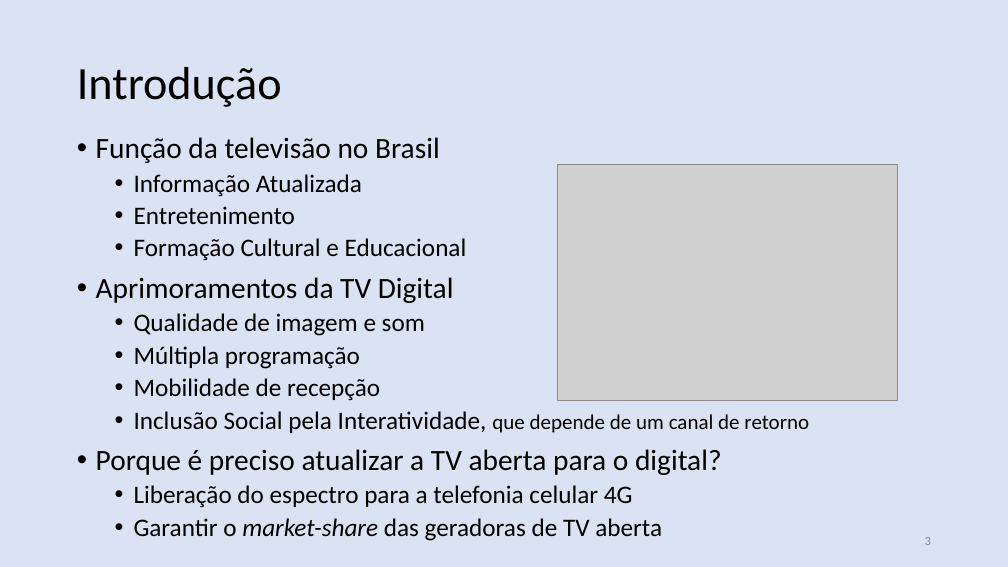
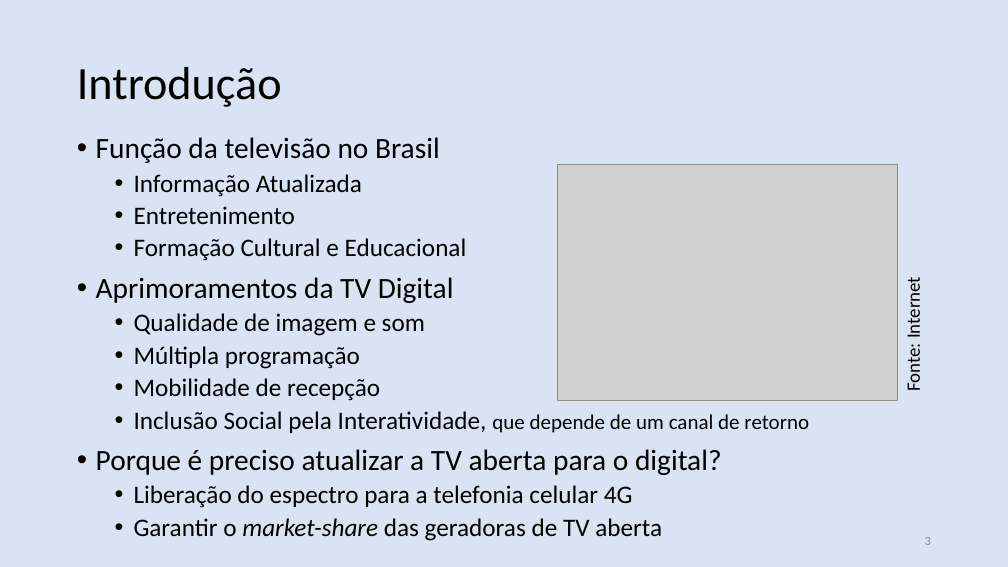
Before and after one commit to nasall2/TCC, a slide deck: slide 3 of relatorio/abntex2-modelos-1.9.2/figuras/apresentacao.pptx. Drawn at 1008x567 pixels with LibreOffice and Linux fonts; fonts in the diff are those of the drawing; grey boxes stand for pictures. Boxes give left, top, right and bottom in pixels: in the first picture for what was removed or moved away, otherwise in the second. Text is boxed around its words. In the diff, an @@ line names an element or a change of style, - is before the commit and + after.

```diff
--- a/relatorio/abntex2-modelos-1.9.2/figuras/apresentacao.pptx
+++ b/relatorio/abntex2-modelos-1.9.2/figuras/apresentacao.pptx
@@ text added at (x1=902, y1=283, x2=925, y2=390), 18 pt, text #000000 @@
+Fonte: Internet
```
Also in this commit, not shown: 9 other slides changed.
